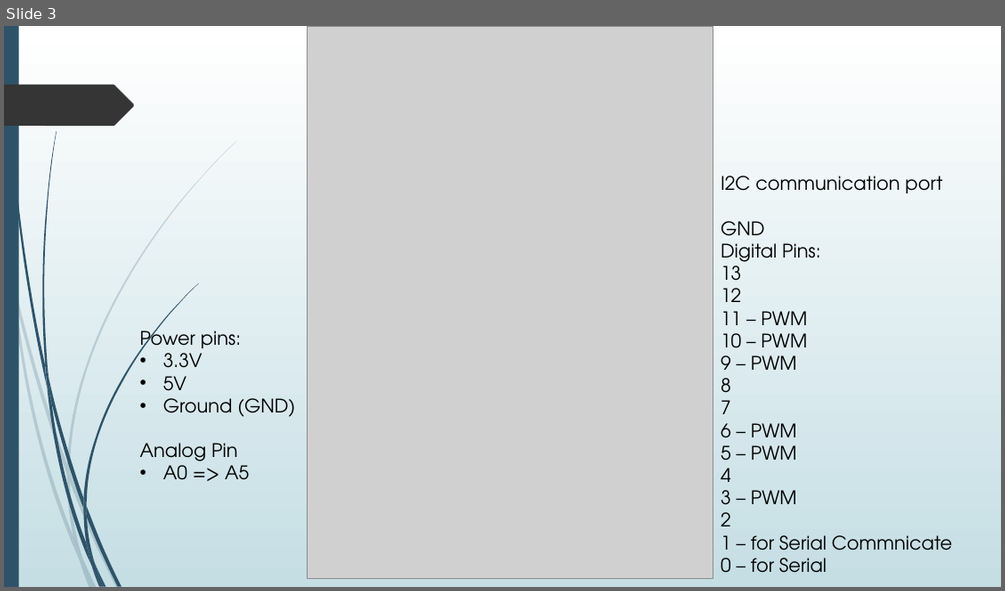
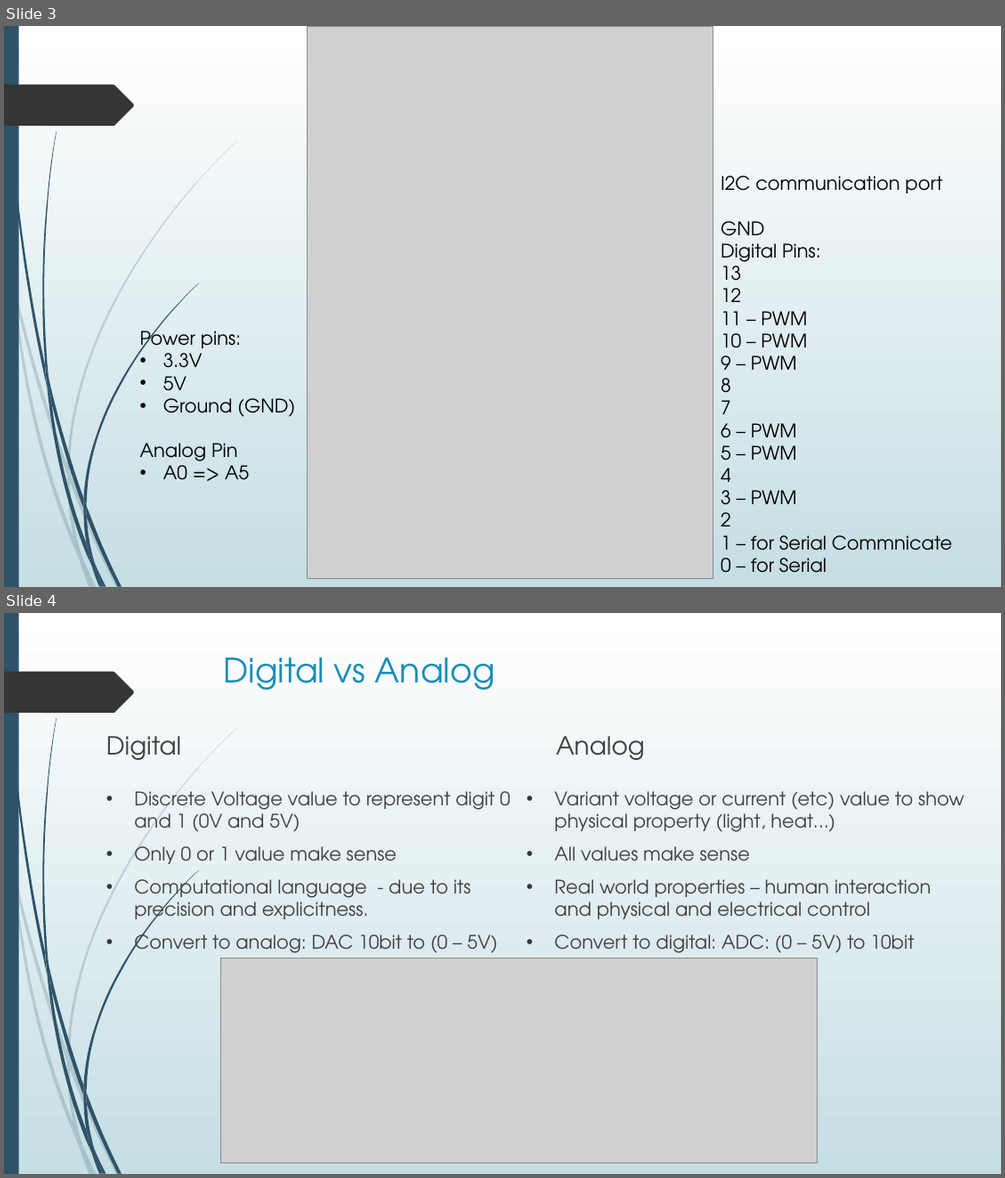
Before and after one commit to nxphi47/arduinoWSntuoss, a slide deck: Arduino_workshop.pptx. Shown one above the other, each under a label of ours: slide 3 before the commit, slides 3 and 4 after it. The pictures are 1005x591 and 1005x1178 pixels, drawn with LibreOffice and Linux fonts; fonts in the diff are those of the drawing; grey boxes stand for pictures. Boxes give left, top, right and bottom in pixels: in the first picture for what was removed or moved away, otherwise in the second. Text is boxed around its words. In the diff, an @@ line names an element or a change of style, - is before the commit and + after.

```diff
--- a/Arduino_workshop.pptx
+++ b/Arduino_workshop.pptx
@@ slide 4 added at [4,613,1001,1174], background gradient #FFFFFF to #C5DEE5; not listed: 24 template elements that a slide beside it also shows @@
@@ title added at [224,657,495,690], 32.4 pt, text #178DBB @@
+Digital vs Analog
@@ text added at [106,736,181,760], 24 pt, text #404040 @@
+Digital
@@ text added at [556,736,645,760], 24 pt, text #404040 @@
+Analog
@@ text added at [134,791,510,953], 18 pt, text #404040 @@
+• Discrete Voltage value to represent digit 0 and 1 (0V and 5V)
+• Only 0 or 1 value make sense
+• Computational language - due to its precision and explicitness.
+• Convert to analog: DAC 10bit to (0 – 5V)
@@ text added at [554,791,964,953], 18 pt, text #404040 @@
+• Variant voltage or current (etc) value to show physical property (light, heat…)
+• All values make sense
+• Real world properties – human interaction and physical and electrical control
+• Convert to digital: ADC: (0 – 5V) to 10bit
@@ picture added at [221,957,817,1163] @@
```
Also in this commit, not shown: 1 slide changed, 11 other slides added, 3 other files.
